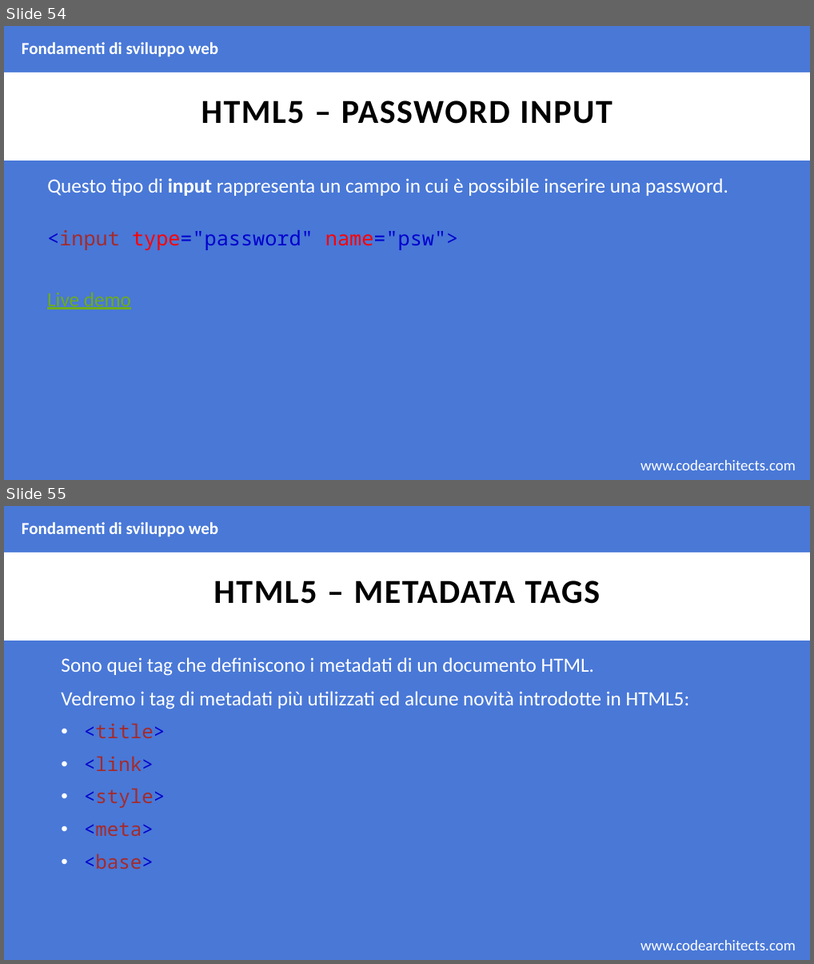
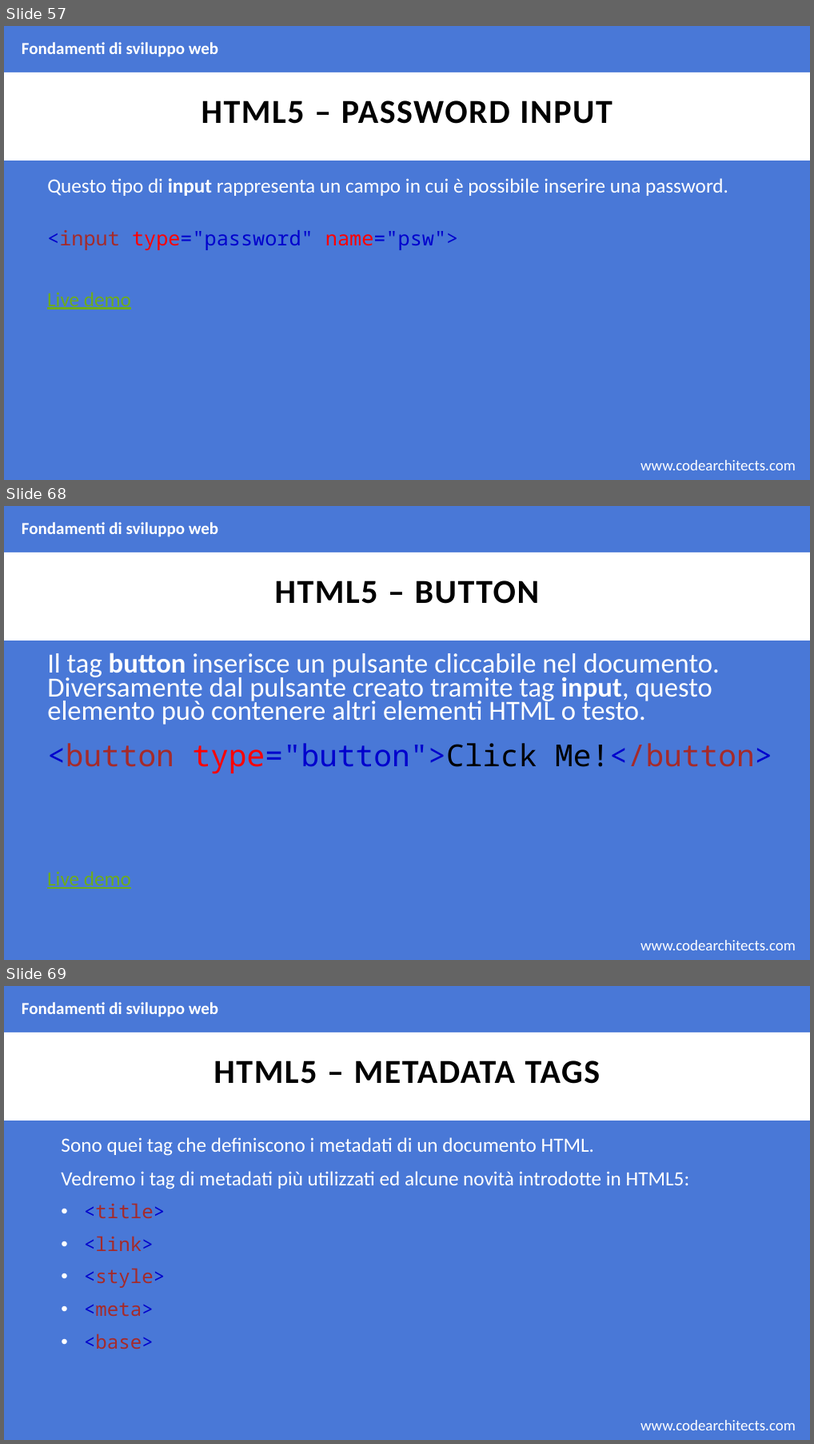
Before and after one commit to CodeArchitectsTraining/fondamenti-sviluppo-web-29052018, a slide deck: slides/html.pptx. Shown one above the other, each under a label of ours: slides 54 and 55 before the commit, slides 57, 68 and 69 after it; the slides between them are not shown. The pictures are 814x964 and 814x1444 pixels, drawn with LibreOffice and Linux fonts; fonts in the diff are those of the drawing; background and template pictures are left out. Boxes give left, top, right and bottom in pixels: in the first picture for what was removed or moved away, otherwise in the second. Text is boxed around its words. In the diff, an @@ line names an element or a change of style, - is before the commit and + after.

Commit message:
completed html, needs revision

```diff
--- a/slides/html.pptx
+++ b/slides/html.pptx
@@ slide 68 added at (x1=4, y1=506, x2=810, y2=960), background #4978D7; not listed: 2 template elements that a slide beside it also shows @@
@@ text added at (x1=22, y1=522, x2=218, y2=537), 20 pt, text #FFFFFF, bold @@
+Fondamenti di sviluppo web
@@ title added at (x1=275, y1=580, x2=540, y2=604), 40 pt, text #000000, bold @@
+HTML5 – BUTTON
@@ text added at (x1=47, y1=652, x2=720, y2=724), 33 pt, text #FFFFFF @@
+Il tag button inserisce un pulsante cliccabile nel documento. Diversamente dal pulsante creato tramite tag input, questo elemento può contenere altri elementi HTML o testo.
@@ text added at (x1=47, y1=743, x2=773, y2=774), 36 pt, text #0000CD @@
+<button type="button">Click Me!</button>
@@ text added at (x1=47, y1=871, x2=131, y2=888), 24 pt, text #6EAC1C, underline @@
+Live demo
@@ what was slide 54 is now slide 57 @@
@@ what was slide 55 is now slide 69 @@
```
Also in this commit, not shown: 1 slide changed, 18 other slides added, 1 other file.
